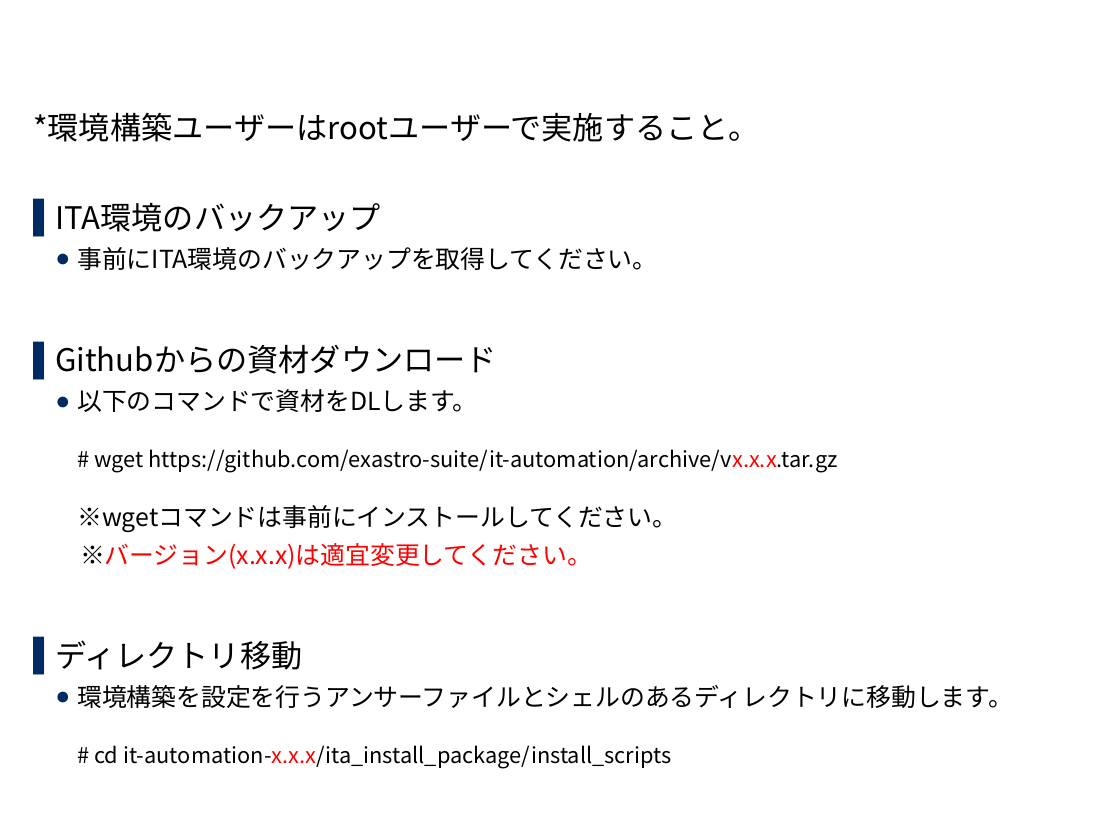
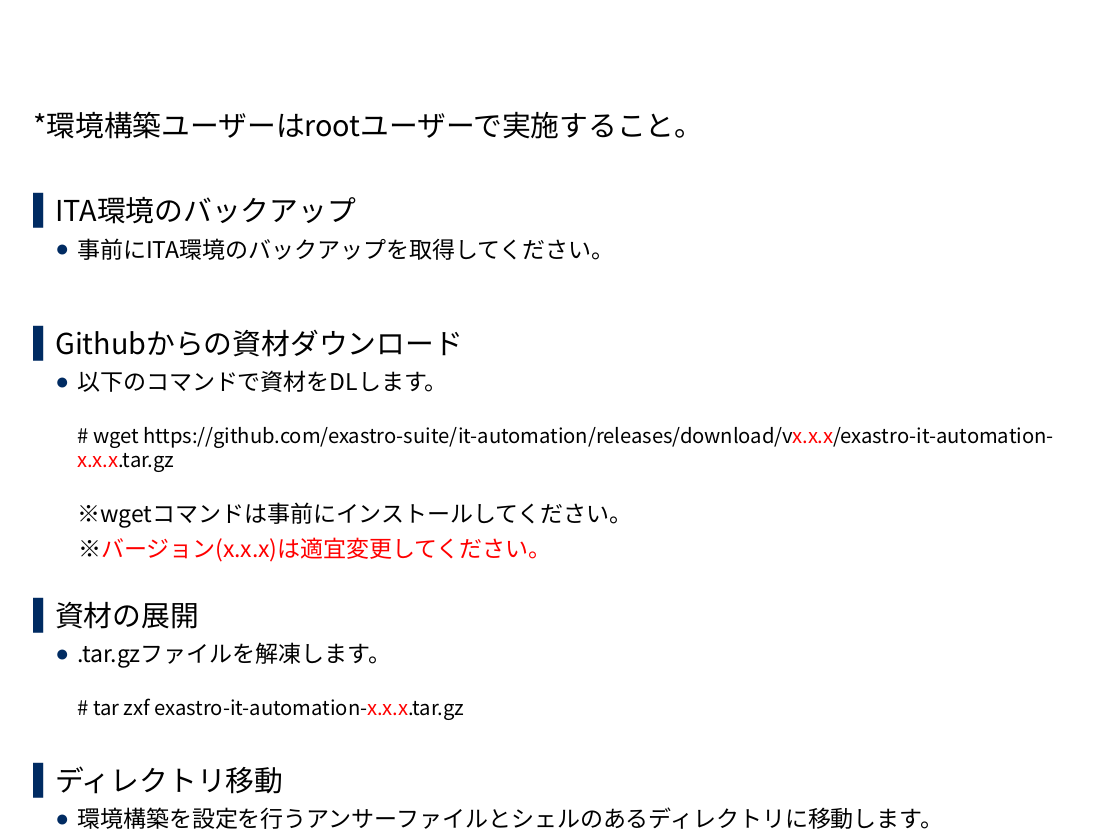
Before and after one commit to exastro-suite/it-automation-docs, a slide deck: slide 10 of asset/Learn_ja/ITA-version-up_ja.pptx. Drawn at 1120x840 pixels with LibreOffice and Linux fonts; fonts in the diff are those of the drawing; background and template pictures are left out. Boxes give left, top, right and bottom in pixels: in the first picture for what was removed or moved away, otherwise in the second. Text is boxed around its words. In the diff, an @@ line names an element or a change of style, - is before the commit and + after.

Commit message:
インストール資材の取得方法の変更の反映

```diff
--- a/asset/Learn_ja/ITA-version-up_ja.pptx
+++ b/asset/Learn_ja/ITA-version-up_ja.pptx
@@ text at bbox=[33, 111, 943, 829]: size 20 to 18.5 pt in "*環境構築ユーザーはrootユーザーで実施すること。", "ITA環境のバックアップ", "Githubからの資材ダウンロード", "ディレクトリ移動"; size 16 to 14.8 pt in "事前にITA環境のバックアップを取得してください。", "※バージョン(x.x.x)は適宜変更してください。", "環境構築を設定を行うアンサーファイルとシェルのあるディレクトリに移動します。"; size 14 to 12.9 pt in "# cd it-automation-x.x.x/ita_install_package/install_scripts" @@
@@ text at bbox=[77, 370, 1053, 527]: text changed; size 14 to 12.9 pt @@
-  ● 以下のコマンドで資材をDLします。
-    # wget https://github.com/exastro-suite/it-automation/archive/vx.x.x.tar.gz
-    ※wgetコマンドは事前にインストールしてください。
+  ● 以下のコマンドで資材をDLします。
+    # wget https://github.com/exastro-suite/it-automation/releases/download/vx.x.x/exastro-it-automation-x.x.x.tar.gz
+    ※wgetコマンドは事前にインストールしてください。
@@ text at bbox=[55, 601, 464, 720]: paragraphs added @@
+▌ 資材の展開
+  ● .tar.gzファイルを解凍します。
+    # tar zxf exastro-it-automation-x.x.x.tar.gz
```
Also in this commit, not shown: 11 other files.
